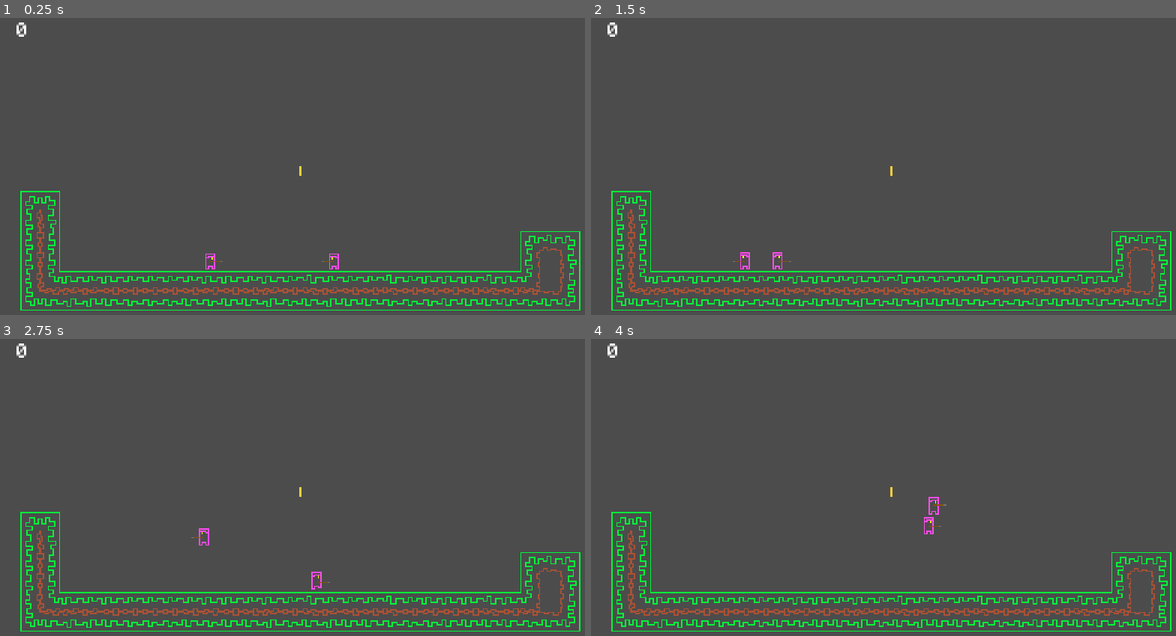
Above: before the commit, frames 1-4 (two rows, left to right).
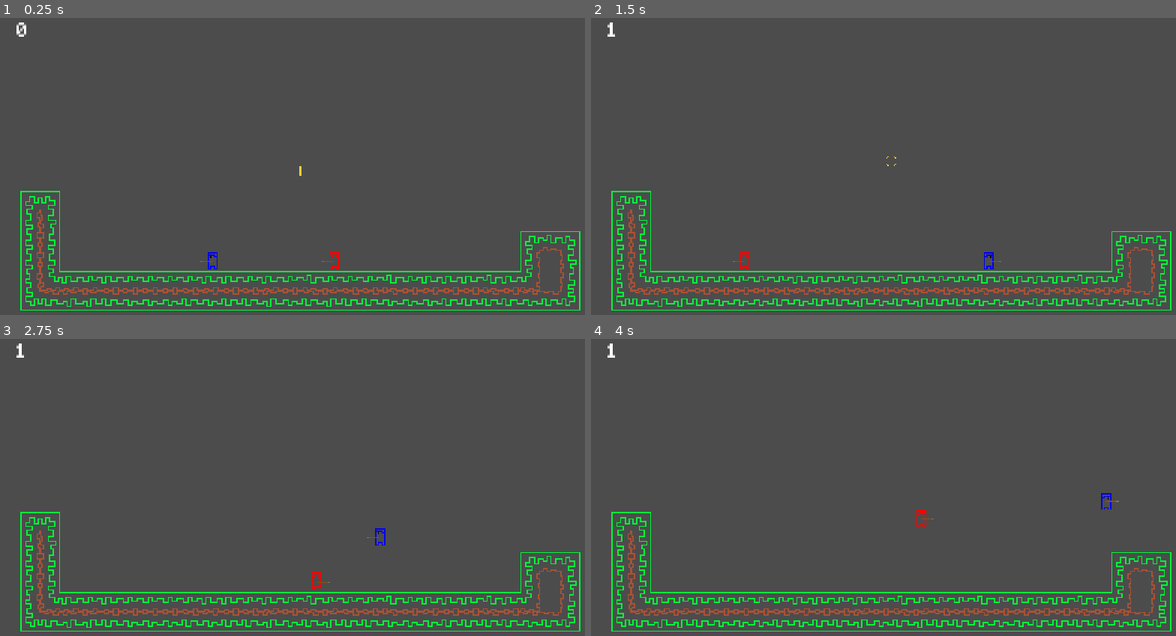
Above: after the commit, the same moments.

Repository: FoxRox87/Platformer2
Game: Godot game, scene res://Levels/Level01.tscn
The game is run twice, just before and just after one commit, with the same random seed, the same clock (stepped at 60 frames per second) and the same inputs. Sound files missing from this copy of the repository are replaced by a short silence.
Inputs:
- Up to frame 1 (0.25 s): no input
- Up to frame 2 (1.5 s): tap Enter at 0.5 s; hold Left (move_left2, bound only before the commit) 0.53-1.28 s; hold D (move_right, bound only before the commit) from 0.53 s (still down); tap F (change_stance) at 0.6 s; tap W (jump, bound only before the commit) at 0.77, 1.07 s; tap Left (move_left2, bound only before the commit) at 1.35 s
- Up to frame 3 (2.75 s): tap W (jump, bound only before the commit) at 1.52, 1.82, 2.3 s; tap Right (move_right2, bound only before the commit) at 1.55 s; release D (move_right, bound only before the commit) at 2.03 s; hold A (move_left, bound only before the commit) from 2.03 s (still down); hold Right (move_right2, bound only before the commit) from 2.03 s (still down)
- Up to frame 4 (4 s): release A (move_left, bound only before the commit) at 2.78 s; release Right (move_right2, bound only before the commit) at 2.78 s; hold D (move_right, bound only before the commit) from 2.78 s (still down); tap W (jump, bound only before the commit) at 2.85, 3.02, 3.32, 3.77 s; tap Up (jump2, bound only before the commit) at 3.05, 3.6 s; tap F (change_stance) at 3.8 s

The runs differ from the first frame. In frame 1, 0.1% of the frame differs, in the area x 34-58%, y 78-85%; in frame 2, 0.2%; in frame 3, 0.2%; in frame 4, 0.3%, in the area x 2-91%, y 1-66%.

Commit message:
player color and script

Diff:
--- a/Levels/Level01.tscn
+++ b/Levels/Level01.tscn
@@ -1,10 +1,9 @@
-[gd_scene load_steps=28 format=2]
+[gd_scene load_steps=27 format=2]
 
 [ext_resource path="res://Assets/images/Clean-Forest-Retro-Lines.png" type="Texture" id=1]
 [ext_resource path="res://Objects/Player.tscn" type="PackedScene" id=2]
 [ext_resource path="res://Pickups/Coin.tscn" type="PackedScene" id=3]
 [ext_resource path="res://UI/HUD.tscn" type="PackedScene" id=4]
-[ext_resource path="res://Objects/Player2.gd" type="Script" id=6]
 
 [sub_resource type="ConvexPolygonShape2D" id=1]
 points = PoolVector2Array( 16, 16, 0, 16, 0, 0, 16, 0 )
@@ -239,16 +238,13 @@
 format = 1
 tile_data = PoolIntArray( 589825, 0, 0, 589826, 0, 4, 655361, 0, 131072, 655362, 0, 196612, 720897, 0, 131072, 720898,  …(1094 unchanged characters)…
 
-[node name="Player" parent="." groups=[
-"Player1",
-] instance=ExtResource( 2 )]
+[node name="Player" parent="." instance=ExtResource( 2 )]
 position = Vector2( 169.024, 192.776 )
 
 [node name="Coin" parent="." instance=ExtResource( 3 )]
 position = Vector2( 240, 128 )
 
-[node name="Player2" parent="." groups=[
-"Player2",
-] instance=ExtResource( 2 )]
+[node name="Player2" parent="." instance=ExtResource( 2 )]
 position = Vector2( 265.479, 195.979 )
-script = ExtResource( 6 )
+playerId = 1
+playerColor = Color( 1, 0, 0, 1 )
--- /dev/null
+++ b/Levels/Player.tscn
@@ -0,0 +1,6 @@
+[gd_scene load_steps=2 format=2]
+
+[ext_resource path="res://Objects/Player.gd" type="Script" id=1]
+
+[node name="Player" type="KinematicBody2D"]
+script = ExtResource( 1 )
--- a/Objects/Player.gd
+++ b/Objects/Player.gd
@@ -1,7 +1,5 @@
 extends KinematicBody2D
 
-#export var playerID := 0
-#export var move_speed := 100
 export var gravity := 2000
 export var jump_speed := 500
 export var max_speed := 200
@@ -9,79 +7,39 @@
 export var deacceleration := 50
 export var push_back := Vector2 (500,-250)
 
+export var playerId := 0
+
 var velocity := Vector2.ZERO
-var rDirection = true
+var lDirection = true
 var push = true
+export var playerColor := Color(0,0,1)
 
-
-
-
+func _ready():
+		transform *= Transform2D.FLIP_X
+		$AnimatedSprite.set_modulate(playerColor)
 
 func _physics_process(delta: float) -> void:
-
-#%d"%playerID
-	if Input.is_action_pressed("move_right") and velocity.x < max_speed and is_on_floor():
+	print(Input.is_action_pressed("move_right%d" % playerId))
+	if Input.is_action_pressed("move_right%d" % playerId) and velocity.x < max_speed and is_on_floor():
 		velocity.x += acceleration
 	if is_on_floor() and velocity.x > 0:
 		velocity.x -= deacceleration
 
-	if Input.is_action_pressed("move_left") and velocity.x > -max_speed and is_on_floor():
+	if Input.is_action_pressed("move_left%d" % playerId) and velocity.x > -max_speed and is_on_floor():
 		velocity.x -= acceleration
 	if is_on_floor() and velocity.x < 0:
 		velocity.x += deacceleration
 
-#	print(velocity.x)
-
 	velocity.y += gravity * delta
 
-	if Input.is_action_just_pressed("jump"):
+	if Input.is_action_just_pressed("jump%d" % playerId):
 		if is_on_floor():
 			velocity.y = -jump_speed # negative Y is up in Godot
 
 	velocity = move_and_slide(velocity, Vector2.UP)
 
-
-
 func _process(delta: float) -> void:
 		change_animation()
-
-func change_animation() -> void:
-
-
-	if velocity.y < 0:
-		$AnimatedSprite.play("jump")
-	else:
-		if velocity.x != 0:
-			$AnimatedSprite.play("walk")
-		else:
-			$AnimatedSprite.play("idle")
-
-	if Input.is_action_just_pressed("move_right") and rDirection == false :
-		transform *= Transform2D.FLIP_X
-		rDirection = true
-
-	if Input.is_action_just_pressed("move_left") and rDirection == true :
-		transform *= Transform2D.FLIP_X
-		rDirection = false
-
-
-
-func _on_WeaponArea_area_entered(area) -> void:
-
-	if push == true and rDirection == true and area.is_in_group("Weapon"):
-		velocity.x -= push_back.x/2
-		velocity.y += push_back.y/2
-
-	elif push == true and rDirection == false and area.is_in_group("Weapon"):
-		velocity.x += push_back.x/2
-		velocity.y += push_back.y/2
-
-func _on_WeaponArea_body_entered(body):
-
-	if push == true and body.name == "Player2" and rDirection == false:
-		body.bounce_left()
-	if push == true and body.name == "Player2" and rDirection == true:
-		body.bounce_right()
 
 func bounce_left():
 	if push == true:
@@ -92,18 +50,57 @@
 		velocity.x += push_back.x
 		velocity.y += push_back.y
 
-#	print(velocity)
+#	elif push == true and lDirection == false:
+#		velocity.x -= push_back.x
+#		velocity.y += push_back.y
+
+func change_animation():
+
+	if velocity.y < 0:
+		$AnimatedSprite.play("jump")
+	else:
+		if velocity.x != 0:
+			$AnimatedSprite.play("walk")
+		else:
+			$AnimatedSprite.play("idle")
+
+
+	if Input.is_action_just_pressed("move_left%d" % playerId) and lDirection == false:
+		transform *= Transform2D.FLIP_X
+		lDirection = true
+
+	if Input.is_action_just_pressed("move_right%d" % playerId) and lDirection == true:
+		transform *= Transform2D.FLIP_X
+		lDirection = false
+
+func _on_WeaponArea_body_entered(body):
+	if push == true and body.is_in_group("player") and lDirection == false:
+		body.bounce_right()
+	if push == true and body.is_in_group("player") and lDirection == true:
+		body.bounce_left()
+
+#func _on_WeaponArea_area_entered(area) -> void:
 #
+#	if push == true and lDirection == true and area.is_in_group("Weapon"):
+#		velocity.x += push_back.x
+#		velocity.y += push_back.y
+#
+#	elif push == true and lDirection == false and area.is_in_group("Weapon"):
+#		velocity.x -= push_back.x
+#		velocity.y += push_back.y
 
-	#func _on_WeaponArea_body_entered(body) -> void:
+#func _on_WeaponArea_body_entered(body):
 #
-#	if body.name == "Player2":
+#	if body.name == "Player":
 #		get_tree().paused = true
-#		print("Player 1 wins bitches")
-
-#	if Input.is_action_just_pressed("change_stance") and push == true:
-#		push = false
+#		print("Player 2 wins bitches")
+#func _on_WeaponArea_body_entered(body) -> void:
 #
-#	if Input.is_action_just_pressed("change_stance") and push == false:
-#		push = true
-#FUNKTIONIERT NOCH NICHT
+#	if lDirection == true and Input.is_action_pressed("push"):
+#			velocity += push_back
+#	elif lDirection == false and Input.is_action_pressed("push"):
+#			velocity -= push_back
+#
+#		var impulse = get_transform().translated(-get_transform().origin) * push_back
+#		velocity = -impulse
+##		velocity += push_back
--- a/Objects/Player.tscn
+++ b/Objects/Player.tscn
@@ -60,14 +60,16 @@
 [sub_resource type="RectangleShape2D" id=11]
 extents = Vector2( 4.005, 7 )
 
-[node name="Player" type="KinematicBody2D"]
+[node name="Player" type="KinematicBody2D" groups=[
+"player",
+]]
+collision_layer = 2
 script = ExtResource( 2 )
 
 [node name="AnimatedSprite" type="AnimatedSprite" parent="."]
 position = Vector2( -0.314981, 0 )
 frames = SubResource( 9 )
 animation = "idle"
-frame = 1
 playing = true
 
 [node name="WeaponSprite" type="Sprite" parent="."]
--- a/project.godot
+++ b/project.godot
@@ -29,32 +29,32 @@
 
 [input]
 
-move_right={
+move_right0={
 "deadzone": 0.5,
 "events": [ Object(InputEventKey,"resource_local_to_scene":false,"resource_name":"","device":0,"alt":false,"shift":false,"control":false,"meta":false,"command":false,"pressed":false,"scancode":68,"unicode":0,"echo":false,"script":null)
  ]
 }
-move_left={
+move_left0={
 "deadzone": 0.5,
 "events": [ Object(InputEventKey,"resource_local_to_scene":false,"resource_name":"","device":0,"alt":false,"shift":false,"control":false,"meta":false,"command":false,"pressed":false,"scancode":65,"unicode":0,"echo":false,"script":null)
  ]
 }
-jump={
+jump0={
 "deadzone": 0.5,
 "events": [ Object(InputEventKey,"resource_local_to_scene":false,"resource_name":"","device":0,"alt":false,"shift":false,"control":false,"meta":false,"command":false,"pressed":false,"scancode":87,"unicode":0,"echo":false,"script":null)
  ]
 }
-move_left2={
+move_left1={
 "deadzone": 0.5,
 "events": [ Object(InputEventKey,"resource_local_to_scene":false,"resource_name":"","device":0,"alt":false,"shift":false,"control":false,"meta":false,"command":false,"pressed":false,"scancode":16777231,"unicode":0,"echo":false,"script":null)
  ]
 }
-move_right2={
+move_right1={
 "deadzone": 0.5,
 "events": [ Object(InputEventKey,"resource_local_to_scene":false,"resource_name":"","device":0,"alt":false,"shift":false,"control":false,"meta":false,"command":false,"pressed":false,"scancode":16777233,"unicode":0,"echo":false,"script":null)
  ]
 }
-jump2={
+jump1={
 "deadzone": 0.5,
 "events": [ Object(InputEventKey,"resource_local_to_scene":false,"resource_name":"","device":0,"alt":false,"shift":false,"control":false,"meta":false,"command":false,"pressed":false,"scancode":16777232,"unicode":0,"echo":false,"script":null)
  ]
